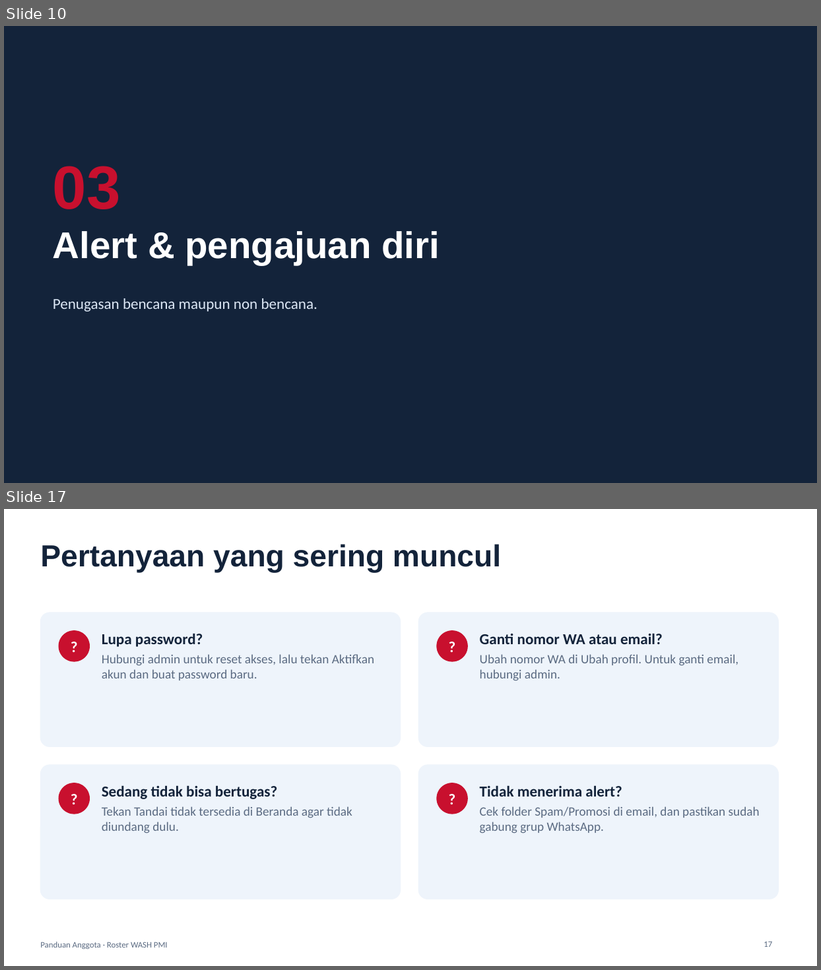
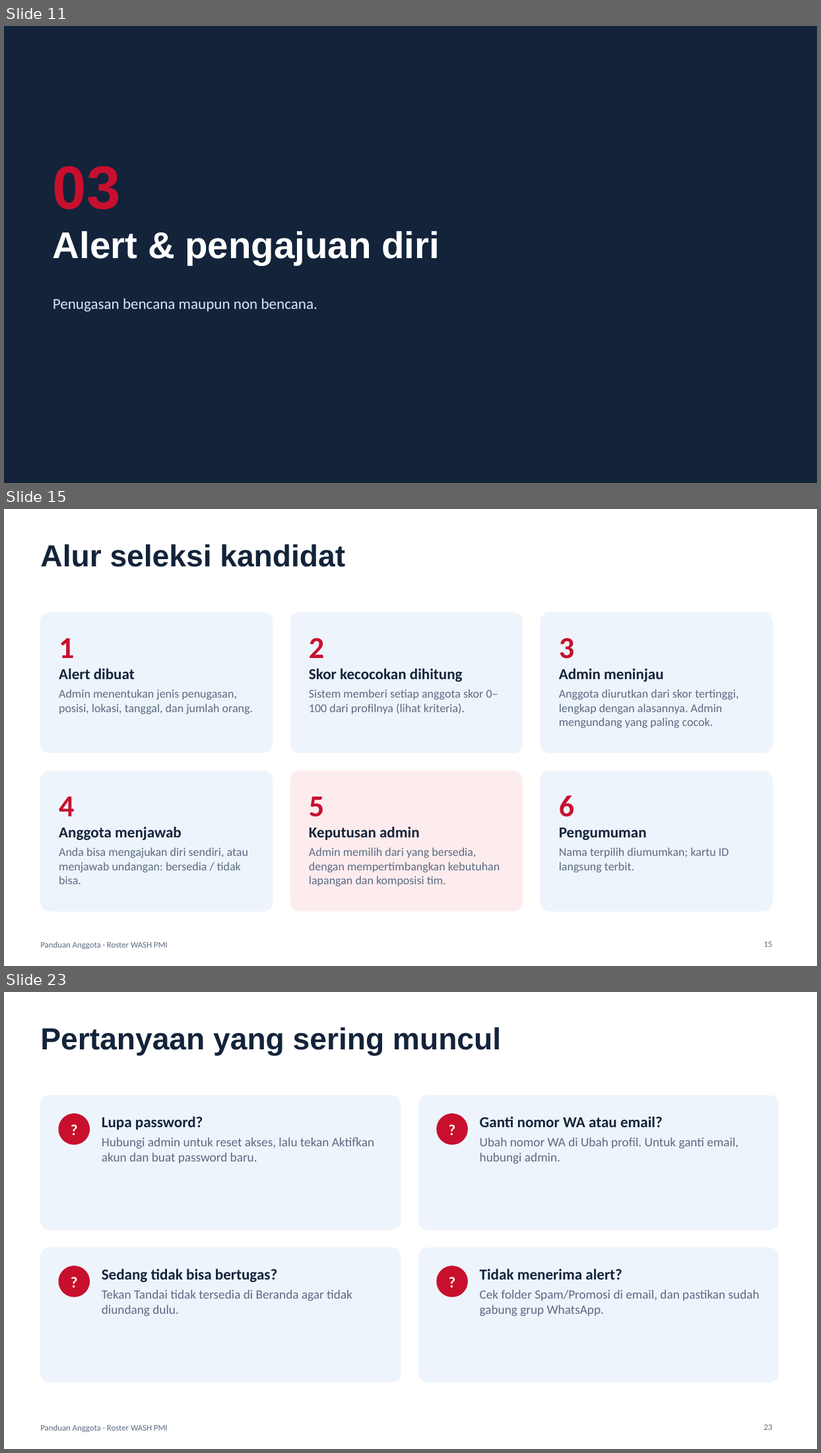
Before and after one commit to denekijulianto-ux/WASHroster, a slide deck: docs/Panduan-Anggota-Roster-WASH.pptx. Shown one above the other, each under a label of ours: slides 10 and 17 before the commit, slides 11, 15 and 23 after it; the slides between them are not shown. The pictures are 821x970 and 821x1453 pixels, drawn with LibreOffice and Linux fonts; fonts in the diff are those of the drawing. Boxes give left, top, right and bottom in pixels: in the first picture for what was removed or moved away, otherwise in the second. Text is boxed around its words. In the diff, an @@ line names an element or a change of style, - is before the commit and + after.

```diff
--- a/docs/Panduan-Anggota-Roster-WASH.pptx
+++ b/docs/Panduan-Anggota-Roster-WASH.pptx
@@ slide 15 added at (x1=4, y1=509, x2=817, y2=966), background #FFFFFF; not listed: 1 template element that a slide beside it also shows @@
@@ title added at (x1=40, y1=544, x2=345, y2=567), 36 pt, text #13233A, bold @@
+Alur seleksi kandidat
@@ rounded rectangle added at (x1=40, y1=613, x2=273, y2=753), fill #EEF4FB, outline #EEF4FB 1 pt @@
@@ rounded rectangle added at (x1=290, y1=613, x2=523, y2=753), fill #EEF4FB, outline #EEF4FB 1 pt @@
@@ rounded rectangle added at (x1=541, y1=613, x2=773, y2=753), fill #EEF4FB, outline #EEF4FB 1 pt @@
@@ text added at (x1=59, y1=638, x2=74, y2=658), 36 pt, text #C8102E, bold @@
+1
@@ text added at (x1=309, y1=638, x2=324, y2=658), 36 pt, text #C8102E, bold @@
+2
@@ text added at (x1=559, y1=638, x2=574, y2=659), 36 pt, text #C8102E, bold @@
+3
@@ text added at (x1=59, y1=689, x2=253, y2=714), 14 pt, text #5B6B82 @@
+Alert dibuat
+Admin menentukan jenis penugasan, posisi, lokasi, tanggal, dan jumlah orang.
@@ text added at (x1=309, y1=689, x2=498, y2=714), 14 pt, text #5B6B82 @@
+Skor kecocokan dihitung
+Sistem memberi setiap anggota skor 0–100 dari profilnya (lihat kriteria).
@@ text added at (x1=559, y1=689, x2=739, y2=728), 14 pt, text #5B6B82 @@
+Admin meninjau
+Anggota diurutkan dari skor tertinggi, lengkap dengan alasannya. Admin mengundang yang paling cocok.
@@ rounded rectangle added at (x1=40, y1=771, x2=273, y2=912), fill #EEF4FB, outline #EEF4FB 1 pt @@
@@ rounded rectangle added at (x1=290, y1=771, x2=523, y2=912), fill #FDECEE, outline #FDECEE 1 pt @@
@@ rounded rectangle added at (x1=541, y1=771, x2=773, y2=912), fill #EEF4FB, outline #EEF4FB 1 pt @@
@@ text added at (x1=59, y1=797, x2=74, y2=817), 36 pt, text #C8102E, bold @@
+4
@@ text added at (x1=309, y1=797, x2=324, y2=817), 36 pt, text #C8102E, bold @@
+5
@@ text added at (x1=559, y1=795, x2=574, y2=817), 36 pt, text #C8102E, bold @@
+6
@@ text added at (x1=59, y1=848, x2=248, y2=885), 14 pt, text #5B6B82 @@
+Anggota menjawab
+Anda bisa mengajukan diri sendiri, atau menjawab undangan: bersedia / tidak bisa.
@@ text added at (x1=309, y1=848, x2=500, y2=887), 14 pt, text #5B6B82 @@
+Keputusan admin
+Admin memilih dari yang bersedia, dengan mempertimbangkan kebutuhan lapangan dan komposisi tim.
@@ text added at (x1=559, y1=848, x2=729, y2=873), 14 pt, text #5B6B82 @@
+Pengumuman
+Nama terpilih diumumkan; kartu ID langsung terbit.
@@ page number added at (x1=764, y1=942, x2=772, y2=947), 10 pt, text #5B6B82 @@
+15
@@ what was slide 10 is now slide 11 @@
@@ what was slide 17 is now slide 23 @@
@@ page number at (x1=764, y1=1424, x2=772, y2=1430): text changed @@
-17
+23
```
Also in this commit, not shown: 4 slides changed, 5 other slides added, 2 other files.
